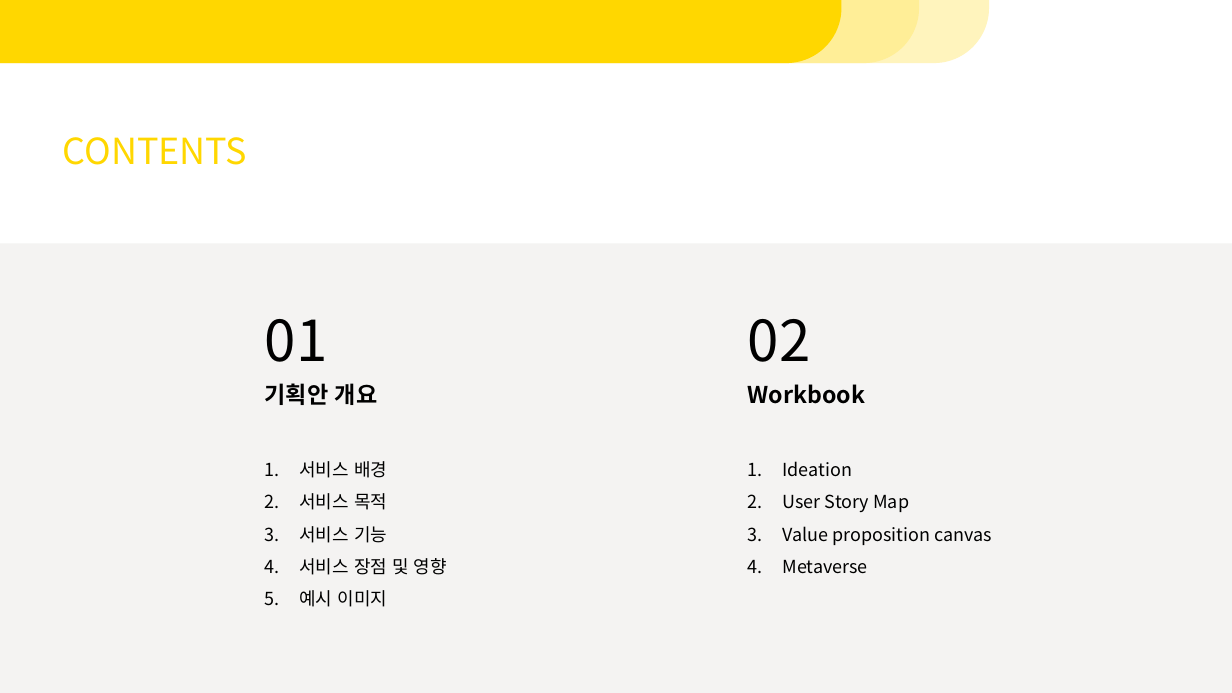
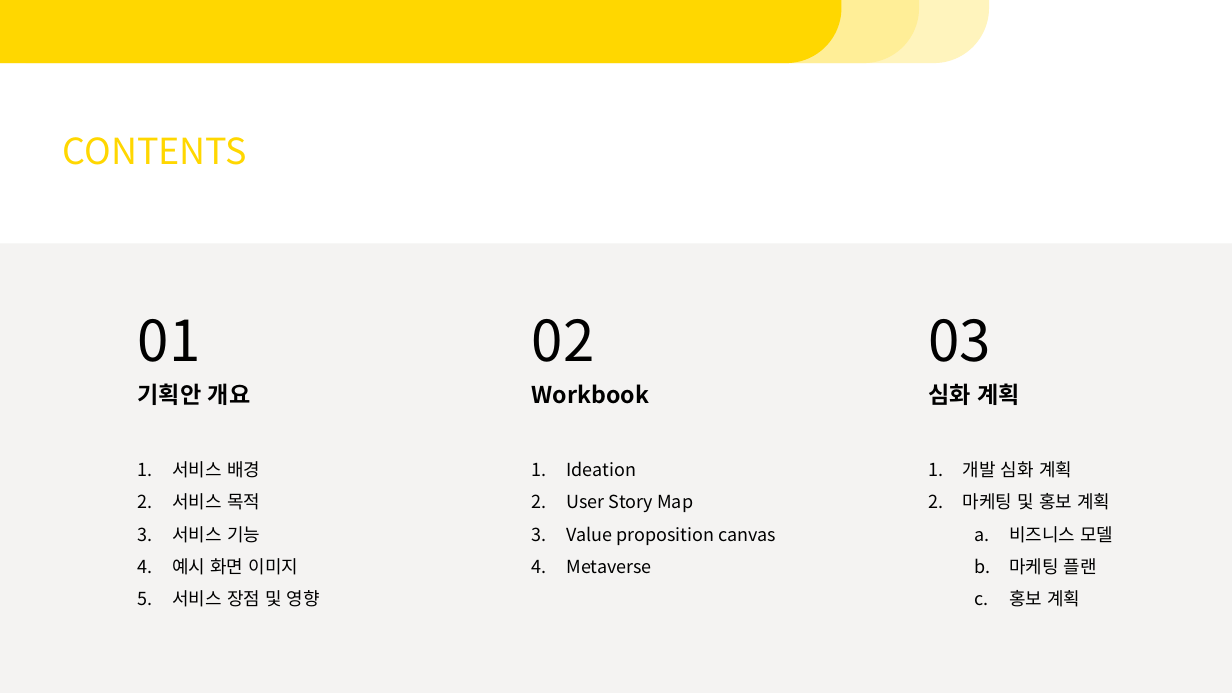
Before and after one commit to Khackathon/k-hackathon, a slide deck: slide 2 of 은아/K-해커톤 ppt.pptx. Drawn at 1232x693 pixels with LibreOffice and Linux fonts; fonts in the diff are those of the drawing. Boxes give left, top, right and bottom in pixels: in the first picture for what was removed or moved away, otherwise in the second. Text is boxed around its words. In the diff, an @@ line names an element or a change of style, - is before the commit and + after.

```diff
--- a/은아/K-해커톤 ppt.pptx
+++ b/은아/K-해커톤 ppt.pptx
@@ text added at <box>928,319,991,362</box>, 44 pt, text #000000 @@
+03
@@ text added at <box>928,383,1020,405</box>, 18 pt, text #000000, bold @@
+심화 계획
@@ 3 texts: place and size @@
-3 texts at <box>265,319,447,607</box>
+3 texts at <box>138,319,320,607</box>
@@ 3 texts: place and size @@
-3 texts at <box>748,319,992,574</box>
+3 texts at <box>532,319,776,574</box>
@@ text added at <box>963,461,1113,607</box>, 14 pt, text #000000 @@
+1. 개발 심화 계획
+2. 마케팅 및 홍보 계획
+  a. 비즈니스 모델
+  b. 마케팅 플랜
+  c. 홍보 계획
@@ text at <box>172,558,299,575</box>: paragraph added @@
+4. 예시 화면 이미지
@@ text at <box>299,590,387,607</box>: paragraph removed @@
-5. 예시 이미지
```
Also in this commit, not shown: 7 other slides changed, 11 slides added, 2 other files.
